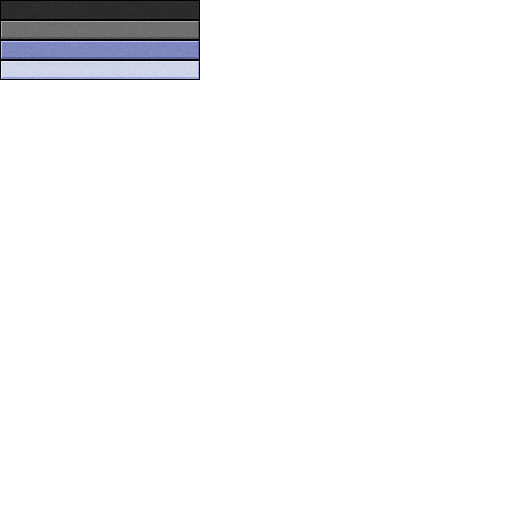
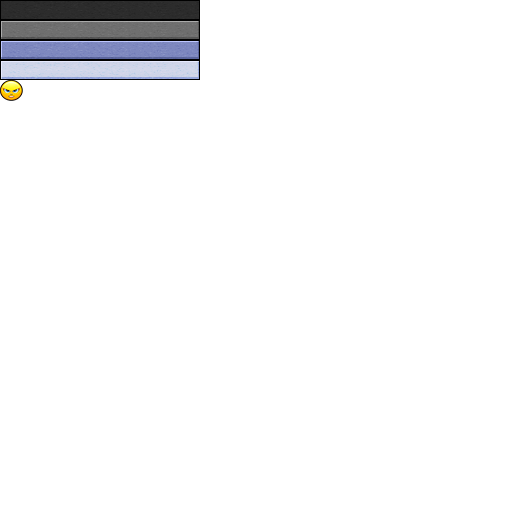
Comparing the layer stacks of the two 512 × 512 images. Changes:
added layer "Smiley-upset-4-icon" above "Ebene 1" over (x1=0, y1=80, x2=23, y2=101)
